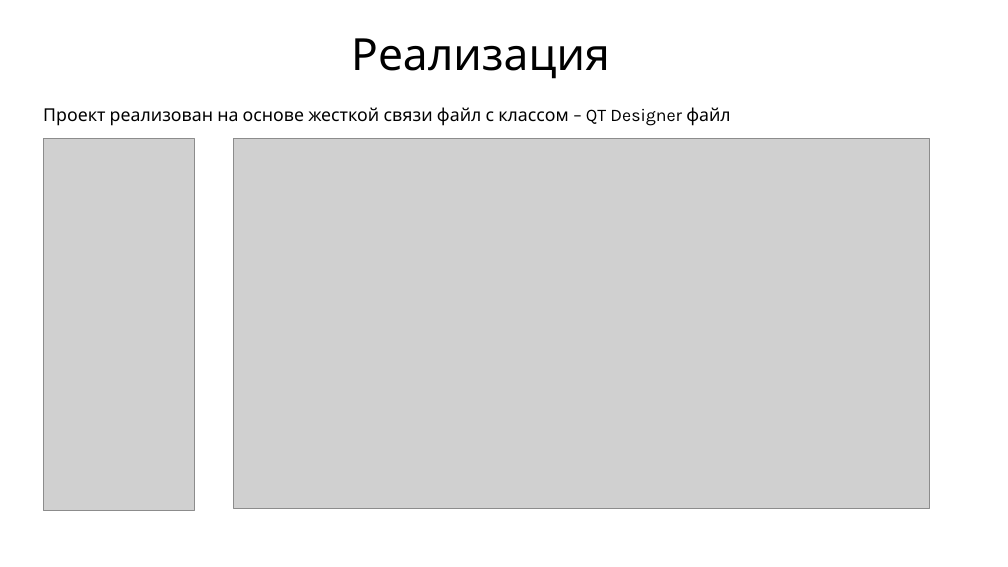
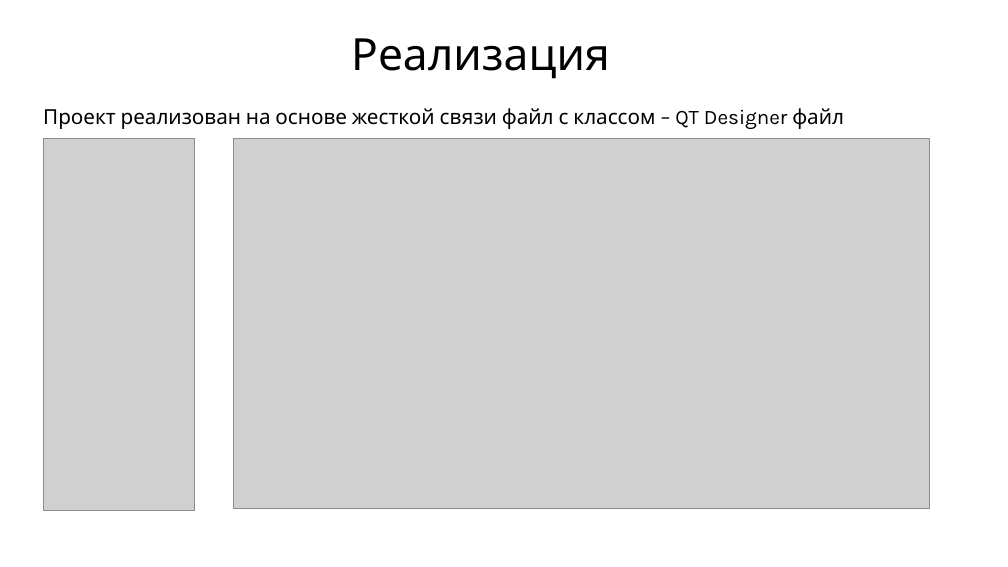
Before and after one commit to aikarimovvw/Library_System-QtProject, a slide deck: slide 4 of Documentation/Презентация SyrezLib.pptx. Drawn at 1008x567 pixels with LibreOffice and Linux fonts; fonts in the diff are those of the drawing; grey boxes stand for pictures. Boxes give left, top, right and bottom in pixels: in the first picture for what was removed or moved away, otherwise in the second. Text is boxed around its words. In the diff, an @@ line names an element or a change of style, - is before the commit and + after.

```diff
--- a/Documentation/Презентация SyrezLib.pptx
+++ b/Documentation/Презентация SyrezLib.pptx
@@ subtitle "Проект реализован на основе жесткой ..." at [43,108,844,129]: size 24 to 28 pt @@
```
Also in this commit, not shown: 3 other slides changed.
